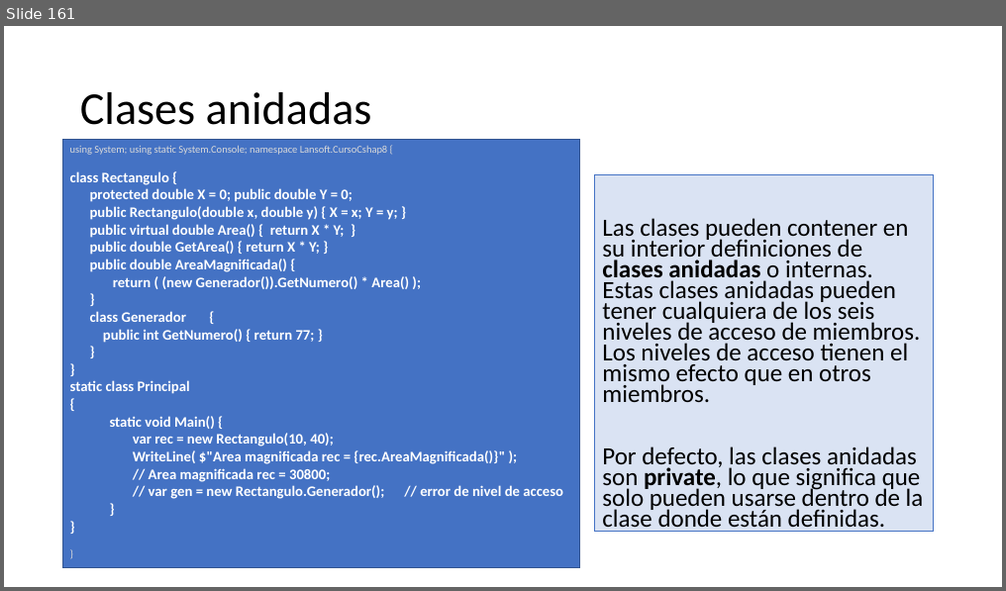
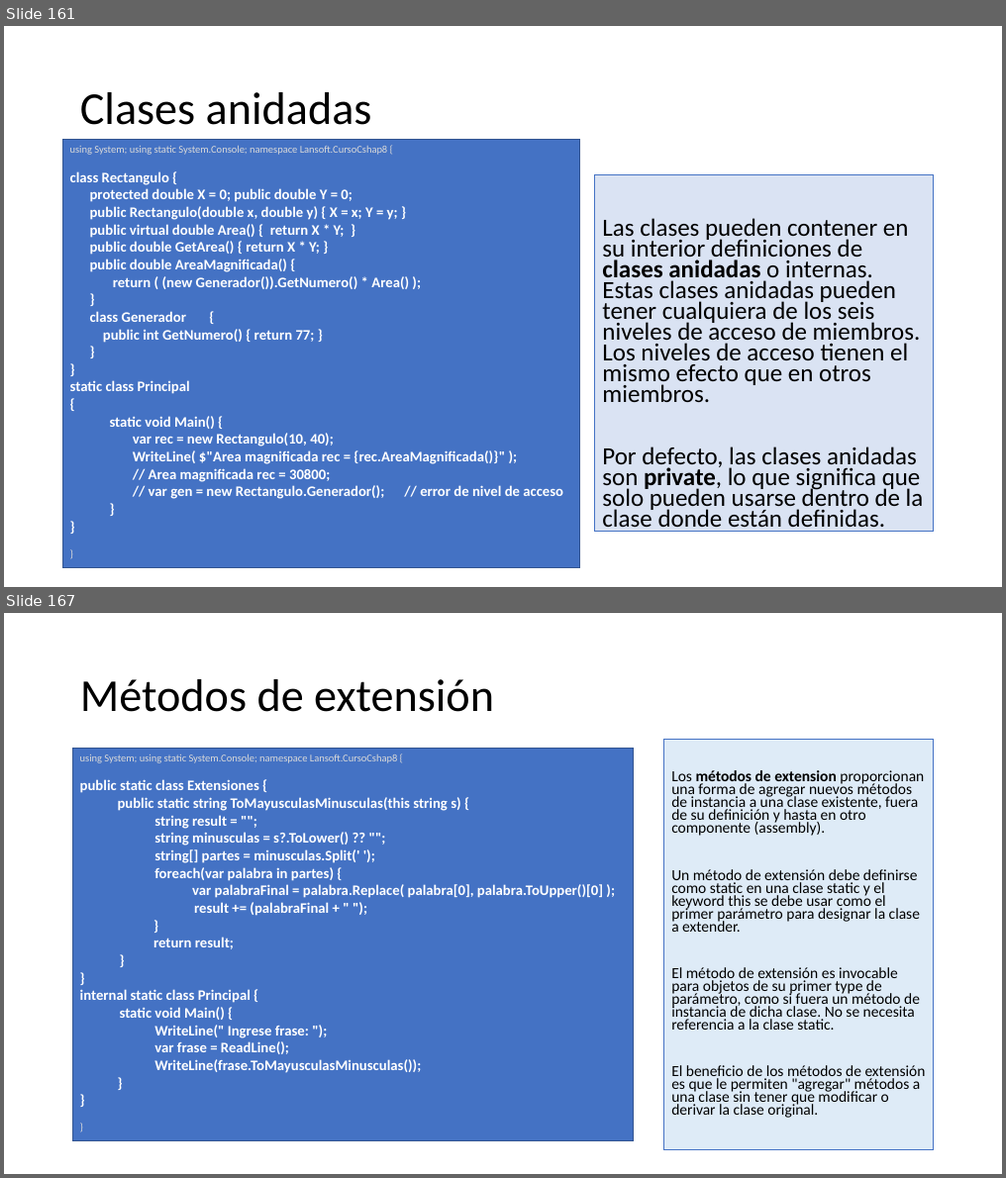
Before and after one commit to AlbertOsinaga/CursoCSharp__8, a slide deck: CSharpQuickReferencia.pptx. Shown one above the other, each under a label of ours: slide 161 before the commit, slides 161 and 167 after it; the slides between them are not shown. The pictures are 1006x591 and 1006x1178 pixels, drawn with LibreOffice and Linux fonts; fonts in the diff are those of the drawing. Boxes give left, top, right and bottom in pixels: in the first picture for what was removed or moved away, otherwise in the second. Text is boxed around its words. In the diff, an @@ line names an element or a change of style, - is before the commit and + after.

Commit message:
V 2020 05 03 PPT CQR 171 Slides

```diff
--- a/CSharpQuickReferencia.pptx
+++ b/CSharpQuickReferencia.pptx
@@ slide 167 added at (4,613,1002,1174), background #FFFFFF @@
@@ title added at (80,679,494,712), 44 pt, text #000000 @@
+Métodos de extensión
@@ rectangle added at (73,748,634,1141), fill #4472C4, outline #325491 1 pt, 14 pt, text #FFFFFF, bold @@
+using System; using static System.Console; namespace Lansoft.CursoCshap8 {
+public static class Extensiones {
+  public static string ToMayusculasMinusculas(this string s) {
+    string result = "";
+    string minusculas = s?.ToLower() ?? "";
+    string[] partes = minusculas.Split(' ');
+    foreach(var palabra in partes) {
+      var palabraFinal = palabra.Replace( palabra[0], palabra.ToUpper()[0] );
+    result += (palabraFinal + " ");
+  }
+  return result;
+}
+}
+internal static class Principal {
+static void Main() {
+    WriteLine(" Ingrese frase: ");
+    var frase = ReadLine();
+    WriteLine(frase.ToMayusculasMinusculas());
+  }
+}
+}
@@ text added at (664,740,934,1151), fill #DEEBF7, outline #4472C4 0.75 pt, 14.8 pt, text #000000 @@
+Los métodos de extension proporcionan una forma de agregar nuevos métodos de instancia a una clase existente, fuera de su definición y hasta en otro componente (assembly).
+Un método de extensión debe definirse como static en una clase static y el keyword this se debe usar como el primer parámetro para designar la clase a extender.
+El método de extensión es invocable para objetos de su primer type de parámetro, como si fuera un método de instancia de dicha clase. No se necesita referencia a la clase static.
+El beneficio de los métodos de extensión es que le permiten "agregar" métodos a una clase sin tener que modificar o derivar la clase original.
```
Also in this commit, not shown: 9 other slides added.
